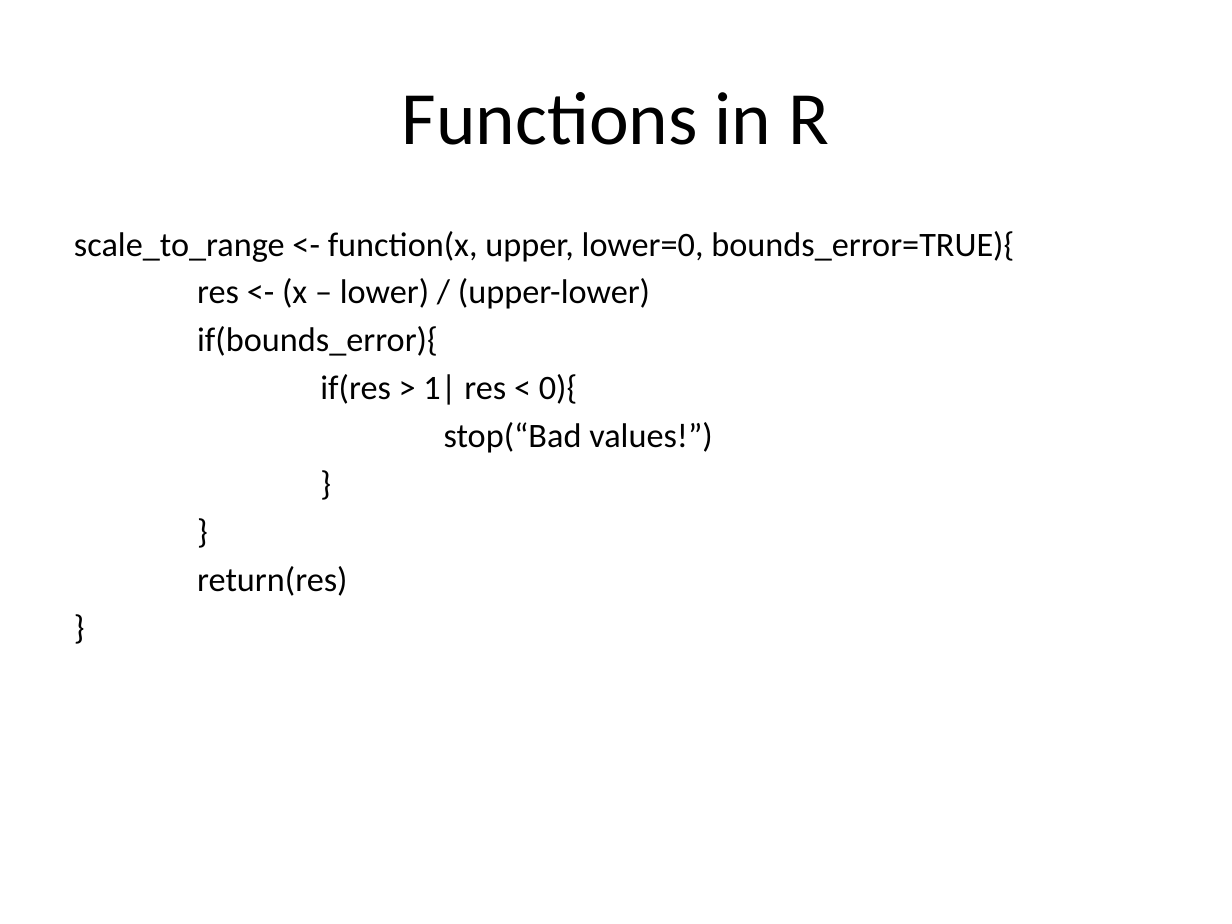
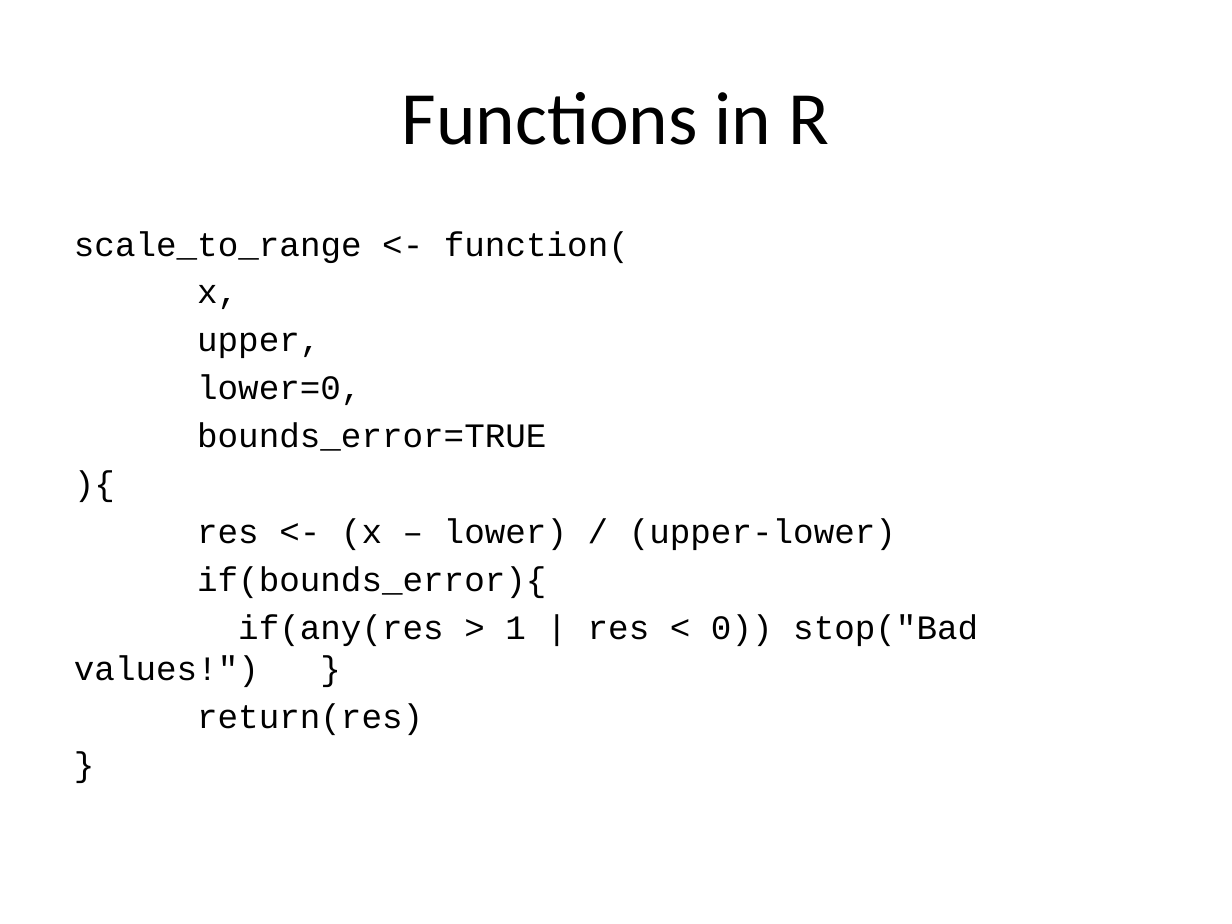
Before and after one commit to jtannen/r-for-datascience, a slide deck: slide 13 of session-5-engineering/session-5-engineering.pptx. Drawn at 1232x924 pixels with LibreOffice and Linux fonts; fonts in the diff are those of the drawing. Boxes give left, top, right and bottom in pixels: in the first picture for what was removed or moved away, otherwise in the second. Text is boxed around its words. In the diff, an @@ line names an element or a change of style, - is before the commit and + after.

```diff
--- a/session-5-engineering/session-5-engineering.pptx
+++ b/session-5-engineering/session-5-engineering.pptx
@@ text at (74, 231, 629, 451): text changed; font Calibri to Courier New @@
-scale_to_range <- function(x, upper, lower=0, bounds_error=TRUE){
+scale_to_range <- function(
+x,
+upper,
+lower=0,
+bounds_error=TRUE
+){
@@ text at (197, 518, 896, 735): font Calibri to Courier New in "res <- (x – lower) / (upper-lower)", "if(bounds_error){", "return(res)", "}" @@
@@ text at (74, 614, 978, 687): text changed; font Calibri to Courier New @@
-if(res > 1| res < 0){
-stop(“Bad values!”)
-}
-}
+if(any(res > 1 | res < 0)) stop("Bad values!") }
```
Also in this commit, not shown: 6 other slides changed, 4 slides added, 1 slide removed, 5 other files.
